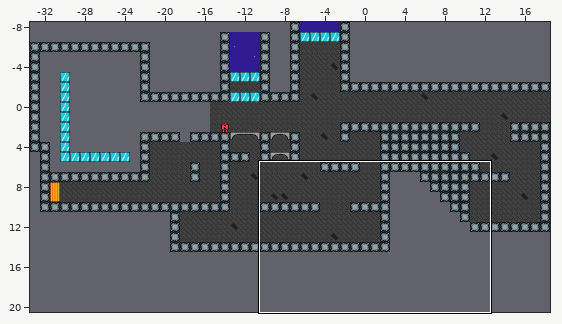
Tiled map, stored at assets/test.tmx. The picture above shows the old version from afar; the outline marks the close-up.
Close-up. Before the edit:
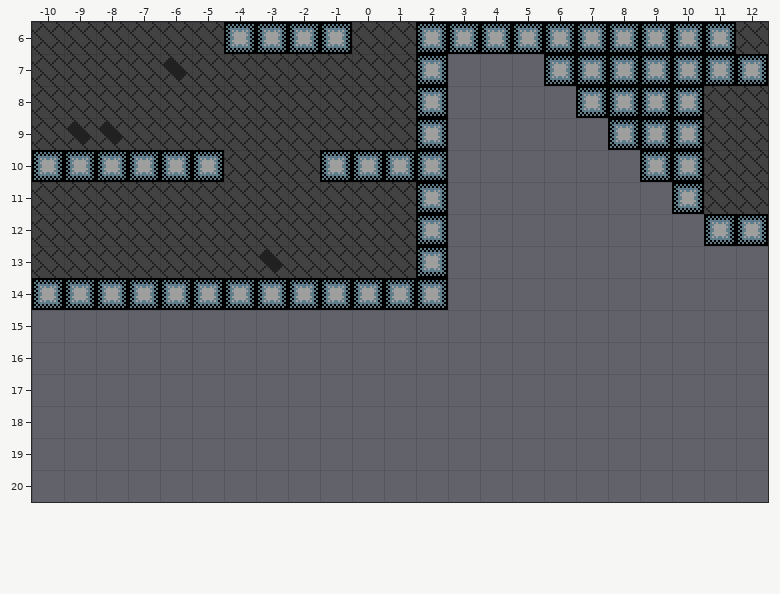
Cells are 16x16 px. Shown: x -10..12, y 6..20.
Now the later version:
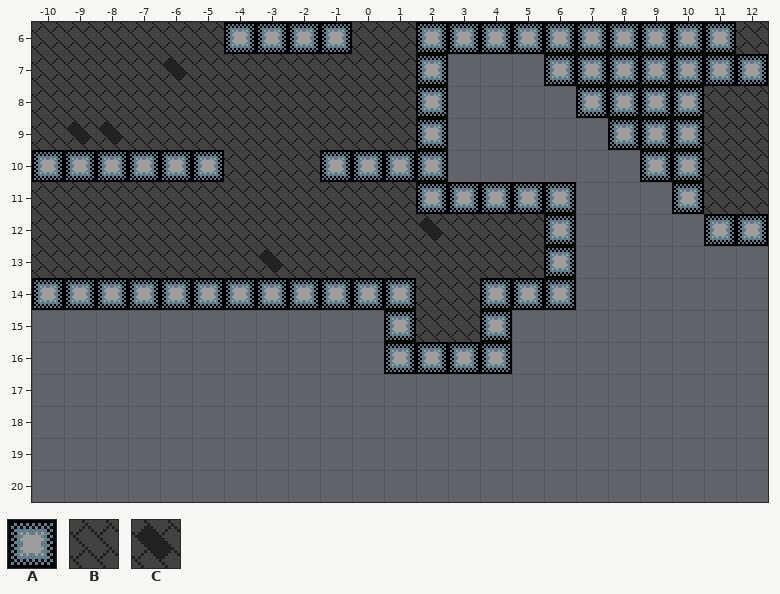
Key: from "phtiles16": A 0, B 9, C 15.
_ is an empty cell.
The edit:
Layer "background":
y 12: x 2..5 ____ -> CBBB
y 13: x 2..5 ____ -> BBBB
y 14..15: x 2..3 __ -> BB
Layer "main":
y 11: x 3..6 ____ -> AAAA
y 12..13: x 2 A -> _; x 6 _ -> A
y 14: x 2 A -> _; x 4..6 ___ -> AAA
y 15: x 1 _ -> A; x 4 _ -> A
y 16: x 1..4 ____ -> AAAA
Changed places in both close-ups, as pixel boxes (x1, y1, x2, y2):
changed: (384, 182, 576, 374)
